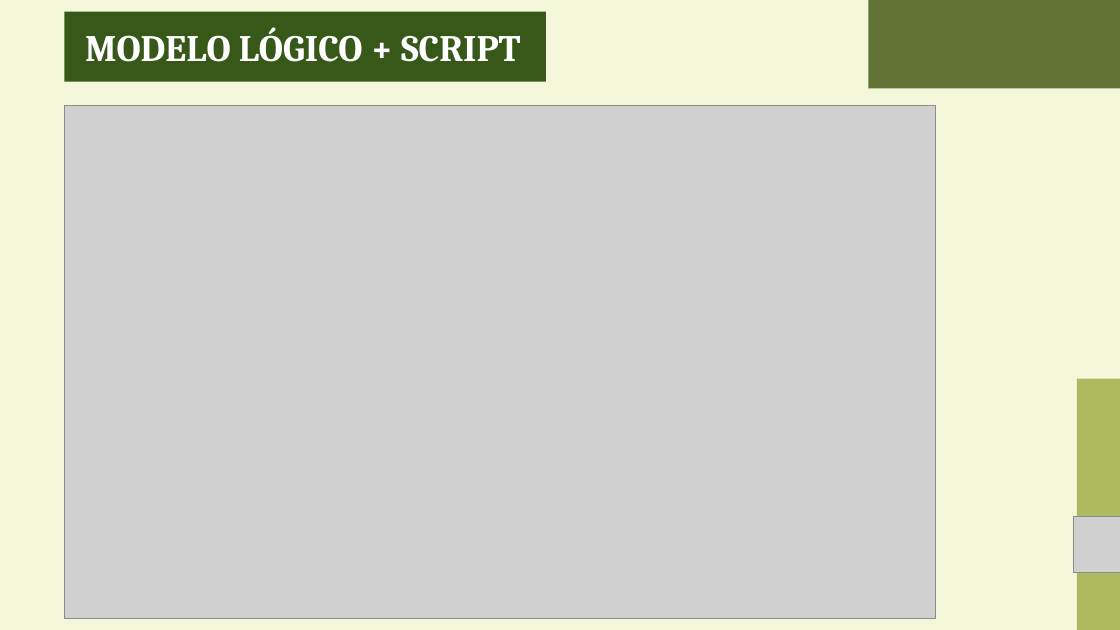
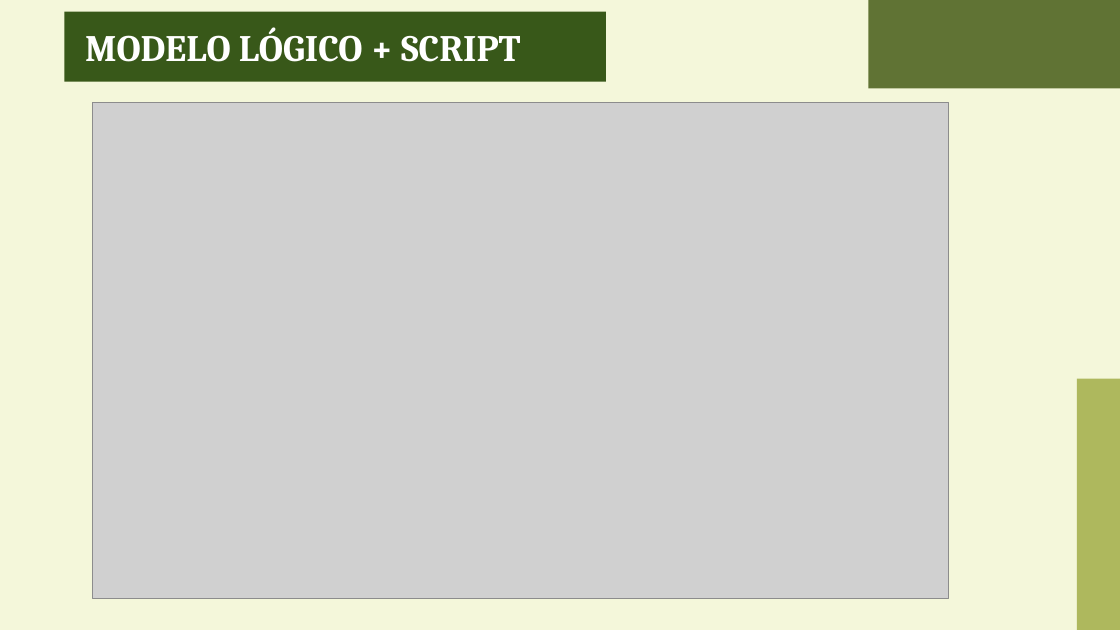
Before and after one commit to KaioZaniboni/wisoy-1, a slide deck: slide 14 of Documentos/APRESENTAÇÃO.SPRINT2.pptx. Drawn at 1120x630 pixels with LibreOffice and Linux fonts; fonts in the diff are those of the drawing; grey boxes stand for pictures. Boxes give left, top, right and bottom in pixels: in the first picture for what was removed or moved away, otherwise in the second. Text is boxed around its words. In the diff, an @@ line names an element or a change of style, - is before the commit and + after.

```diff
--- a/Documentos/APRESENTAÇÃO.SPRINT2.pptx
+++ b/Documentos/APRESENTAÇÃO.SPRINT2.pptx
@@ rectangle: place and size @@
-rectangle at <box>65,11,547,82</box>
+rectangle at <box>65,11,606,82</box>
@@ picture: place and size @@
-picture at <box>65,106,936,619</box>
+picture at <box>93,102,950,598</box>
@@ picture removed at <box>1073,517,1120,572</box> @@
```
Also in this commit, not shown: 9 other slides changed, 5 other files.
